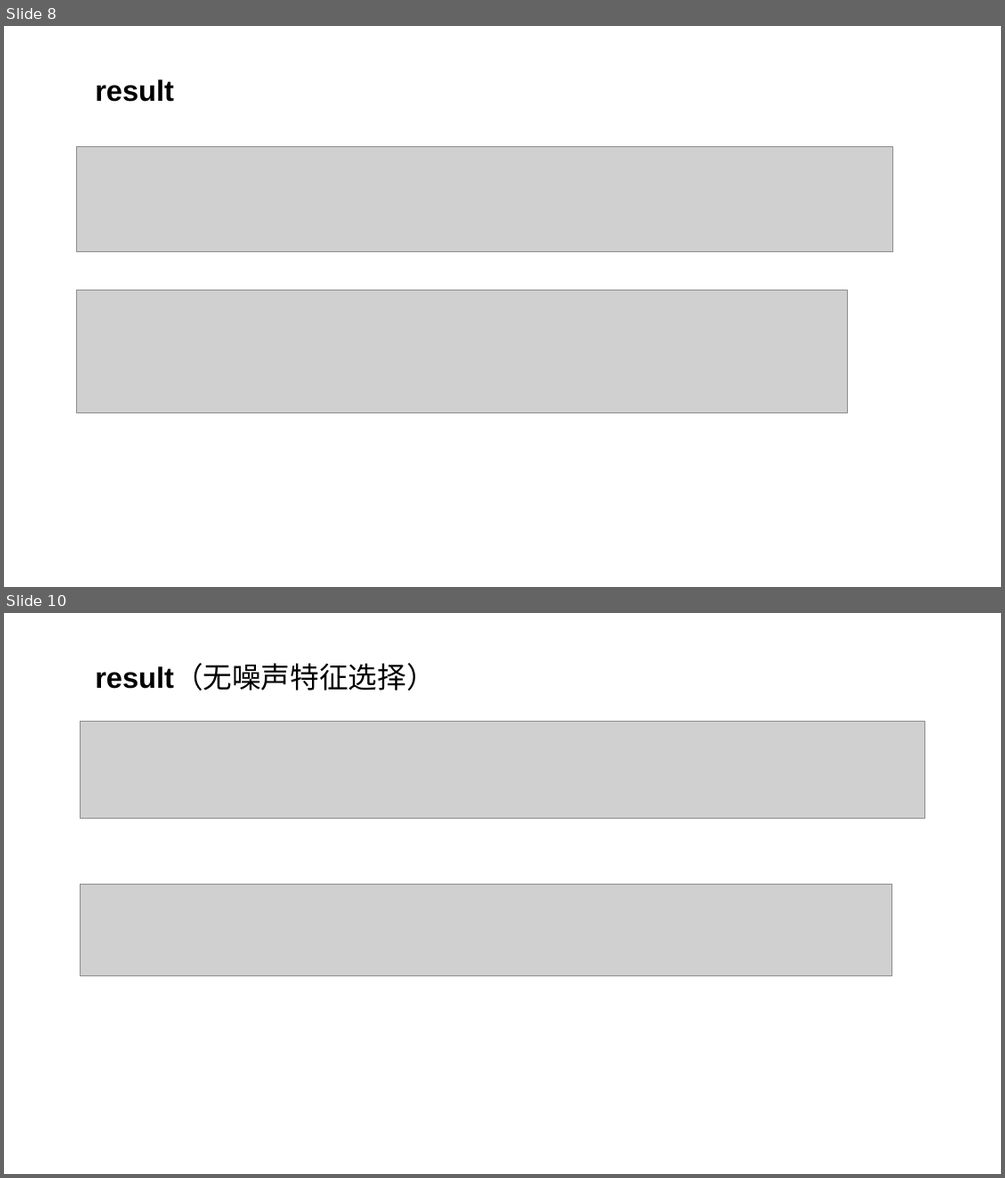
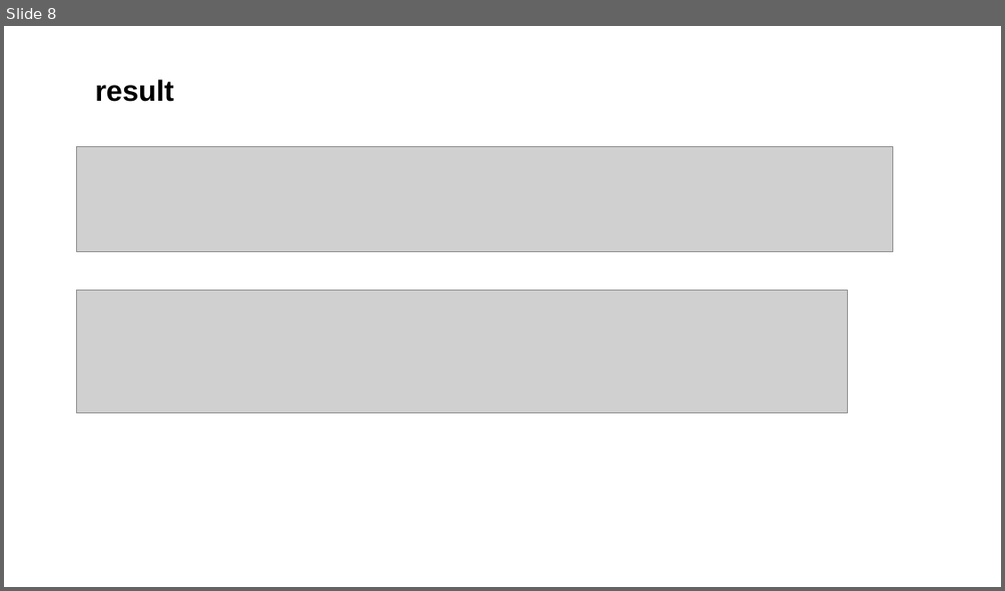
Before and after one commit to lucking666/sys, a slide deck: 卢老师论文汇报/1213汇报.pptx. Shown one above the other, each under a label of ours: slides 8 and 10 before the commit, slide 8 after it; the slides between them are not shown. The pictures are 1005x1178 and 1005x591 pixels, drawn with LibreOffice and Linux fonts; fonts in the diff are those of the drawing; grey boxes stand for pictures. Boxes give left, top, right and bottom in pixels: in the first picture for what was removed or moved away, otherwise in the second. Text is boxed around its words. In the diff, an @@ line names an element or a change of style, - is before the commit and + after.

```diff
--- a/卢老师论文汇报/1213汇报.pptx
+++ b/卢老师论文汇报/1213汇报.pptx
@@ slide 10 removed at (4, 613, 1001, 1174), background #FFFFFF @@
@@ text removed at (95, 665, 435, 690) @@
-result（无噪声特征选择）
@@ picture removed at (81, 721, 924, 818) @@
@@ picture removed at (81, 884, 892, 976) @@
```
Also in this commit, not shown: 1 slide changed, 1 slide added, 2 other slides removed, 6 other files.
